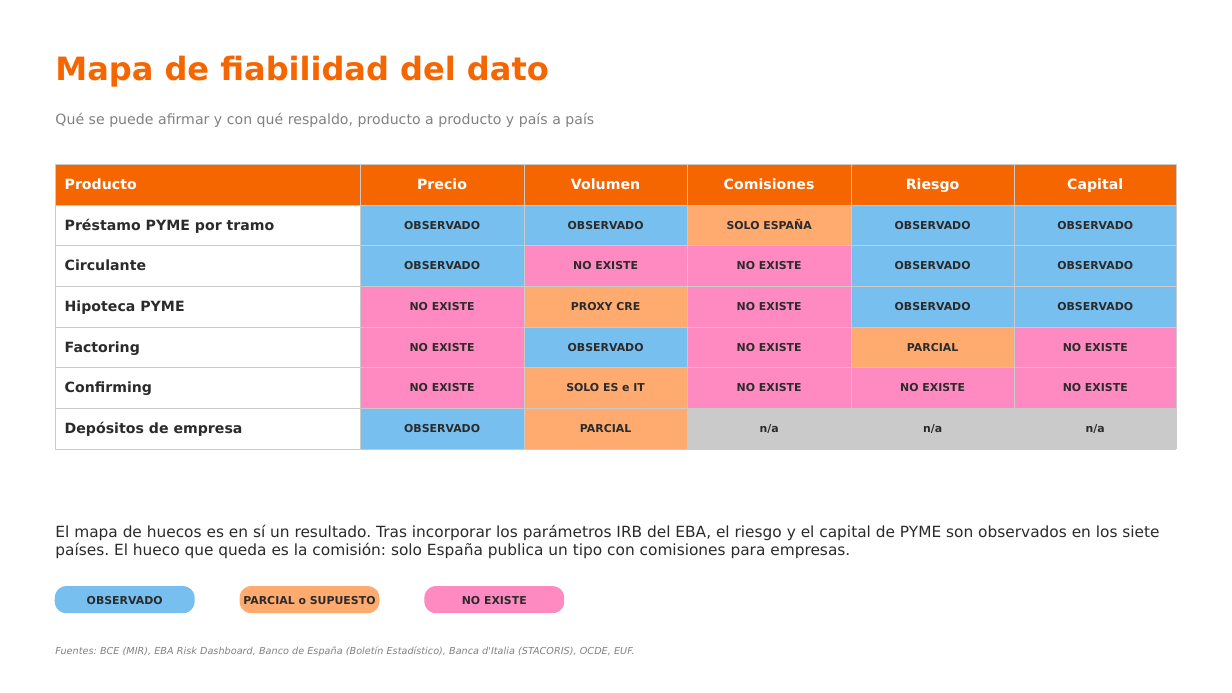
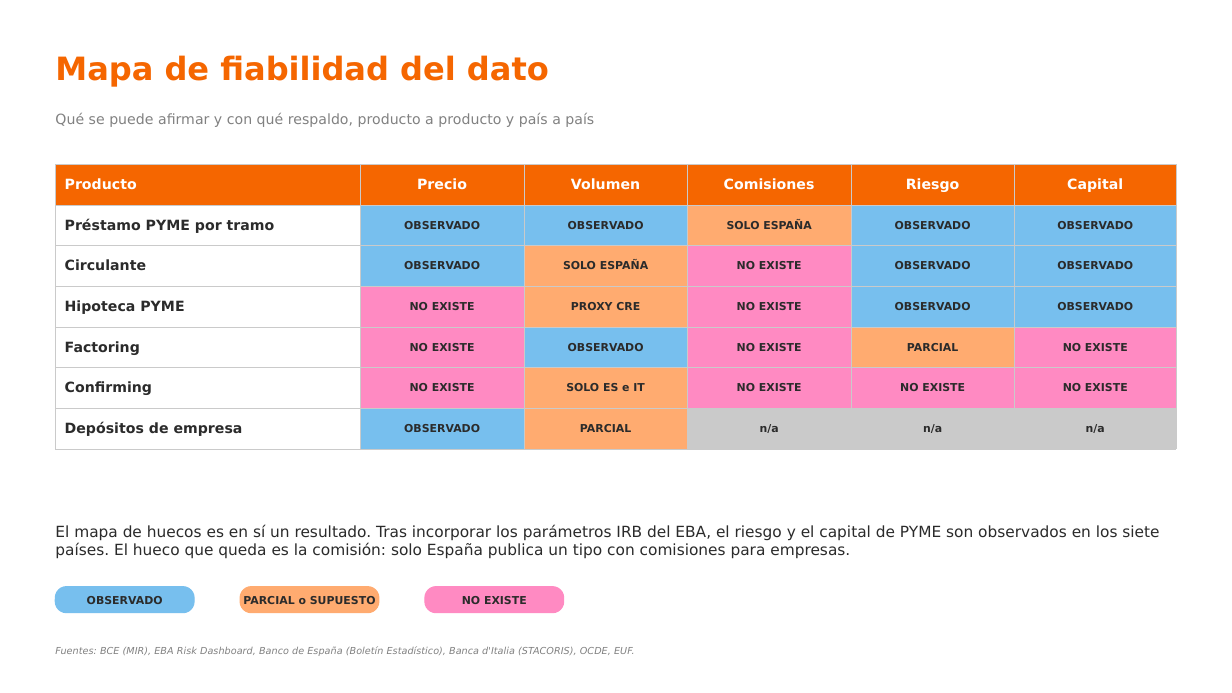
Before and after one commit to agomez2812-lang/sturdy-barnacle, a slide deck: slide 25 of pres/rentabilidad_pyme.pptx (slide 3 before the commit). Drawn at 1232x693 pixels with LibreOffice and Linux fonts; fonts in the diff are those of the drawing. Boxes give left, top, right and bottom in pixels: in the first picture for what was removed or moved away, otherwise in the second. Text is boxed around its words. In the diff, an @@ line names an element or a change of style, - is before the commit and + after.

```diff
--- a/pres/rentabilidad_pyme.pptx
+++ b/pres/rentabilidad_pyme.pptx
@@ table at (x1=55, y1=165, x2=1177, y2=440) @@
-row 3, column 3: NO EXISTE
+row 3, column 3: SOLO ESPAÑA
@@ fill #FF8AC2 to #FFAB70 in row 3, column 3 @@
```
Also in this commit, not shown: 17 other slides changed, 5 slides added, 9 other files.
